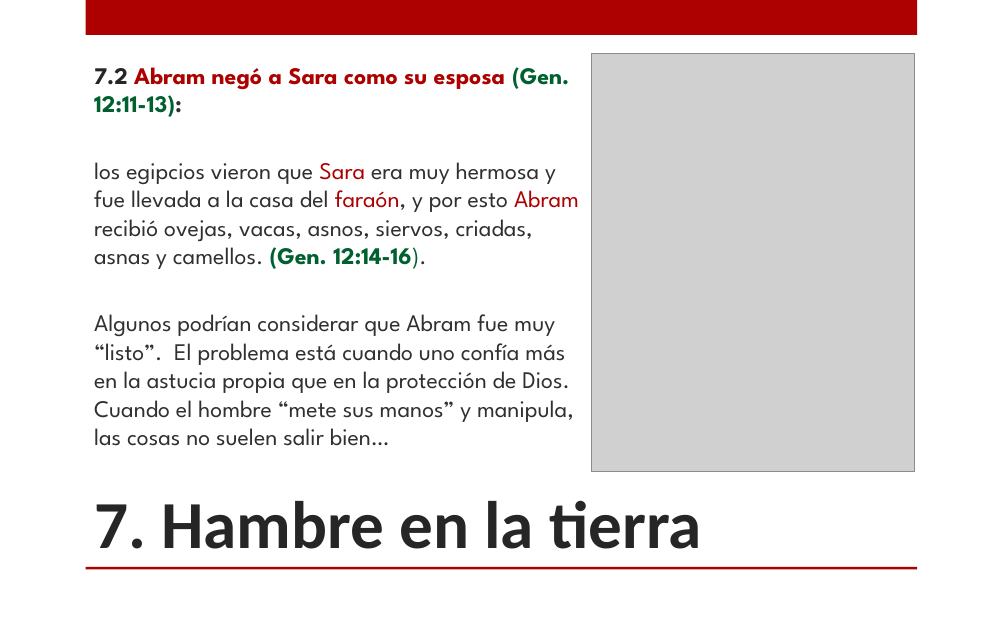
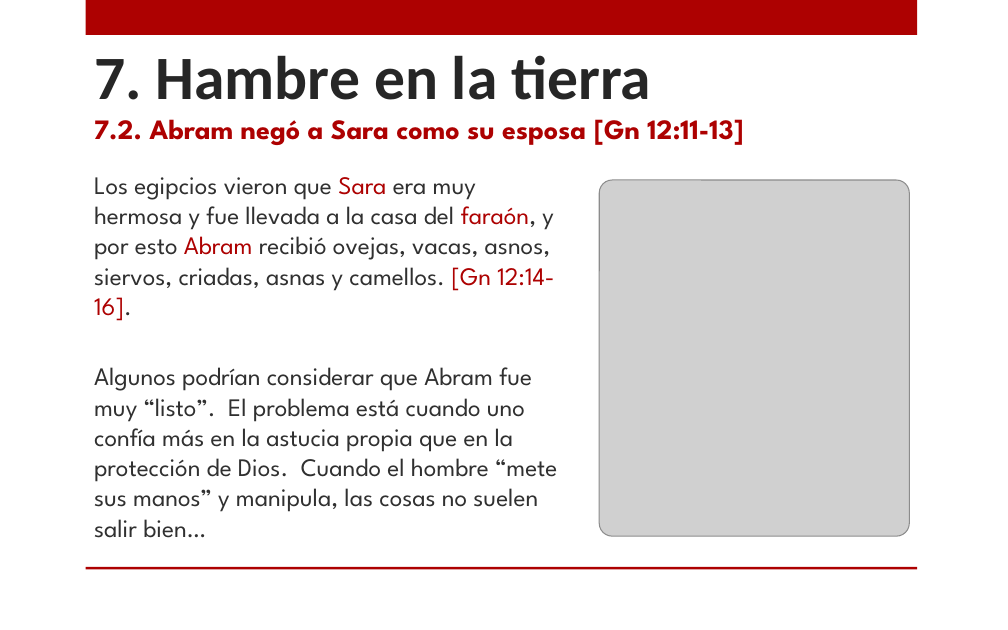
Before and after one commit to CreyTuning/documents, a slide deck: slide 14 of slideshow/Estudios Biblicos/3.-Genesis_1.pptx. Drawn at 1008x630 pixels with LibreOffice and Linux fonts; fonts in the diff are those of the drawing; grey boxes stand for pictures; background and template pictures are left out. Boxes give left, top, right and bottom in pixels: in the first picture for what was removed or moved away, otherwise in the second. Text is boxed around its words. In the diff, an @@ line names an element or a change of style, - is before the commit and + after.

```diff
--- a/slideshow/Estudios Biblicos/3.-Genesis_1.pptx
+++ b/slideshow/Estudios Biblicos/3.-Genesis_1.pptx
@@ text "7. Hambre en la tierra": place and size @@
-text "7. Hambre en la tierra" at [94, 500, 701, 549]
+text "7. Hambre en la tierra" at [94, 55, 651, 100]
@@ text "7. Hambre en la tierra" at [94, 55, 651, 100]: size 48 to 44 pt; vertical alignment bottom to middle @@
@@ text added at [94, 119, 743, 145], 20 pt, text #AD0101, bold @@
+7.2. Abram negó a Sara como su esposa [Gn 12:11-13]
@@ text "Los egipcios vieron que Sara ...": place and size @@
-text "Los egipcios vieron que Sara ..." at [94, 67, 579, 446]
+text "Los egipcios vieron que Sara ..." at [94, 177, 557, 538]
@@ text at [94, 177, 554, 321]: text changed; size 17 to 18 pt @@
-7.2 Abram negó a Sara como su esposa (Gen. 12:11-13):
-los egipcios vieron que Sara era muy hermosa y fue llevada a la casa del faraón, y por esto Abram recibió ovejas, vacas, asnos, siervos, criadas, asnas y camellos. (Gen. 12:14-16).
+Los egipcios vieron que Sara era muy hermosa y fue llevada a la casa del faraón, y por esto Abram recibió ovejas, vacas, asnos, siervos, criadas, asnas y camellos. [Gn 12:14-16].
@@ picture: place and size @@
-picture at [592, 53, 915, 472]
+picture at [599, 180, 909, 536]
@@ text at [94, 367, 557, 538]: size 17 to 18 pt in "Algunos podrían considerar que Abram fue muy ..." @@
```
Also in this commit, not shown: 12 other slides changed.
